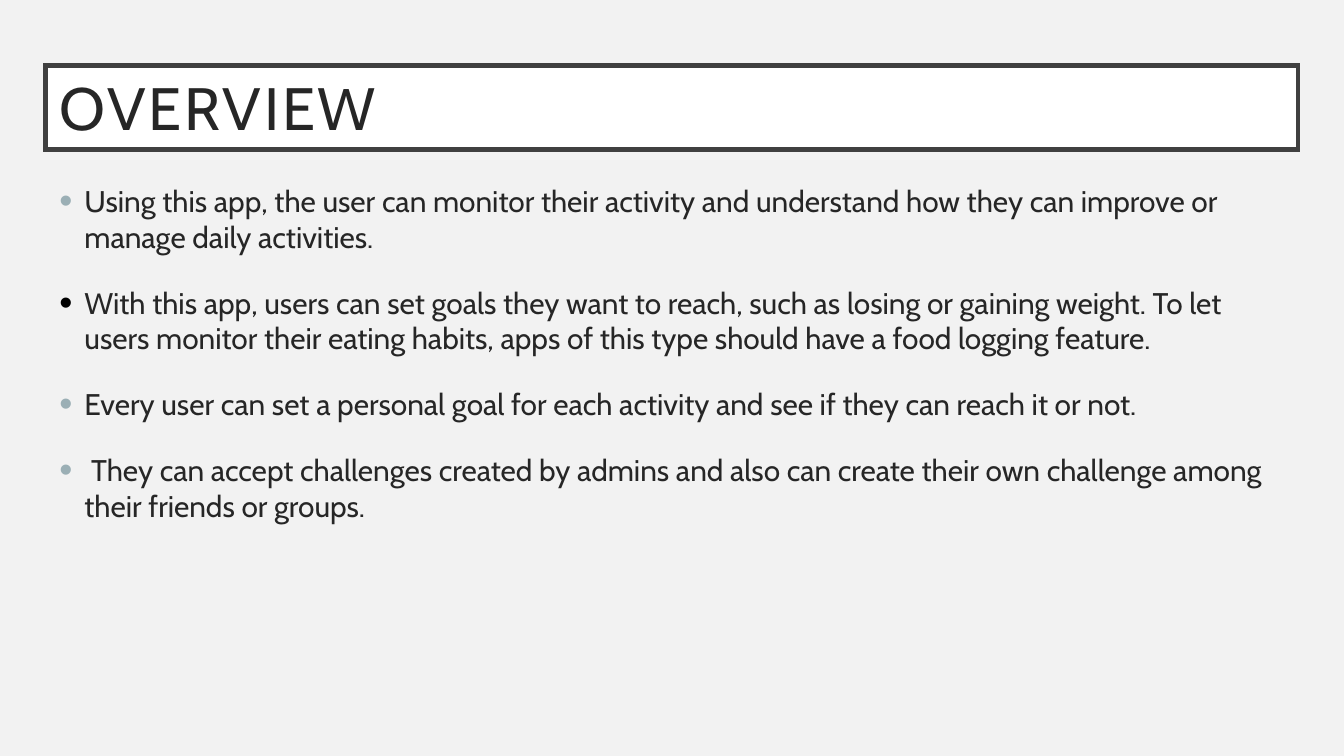
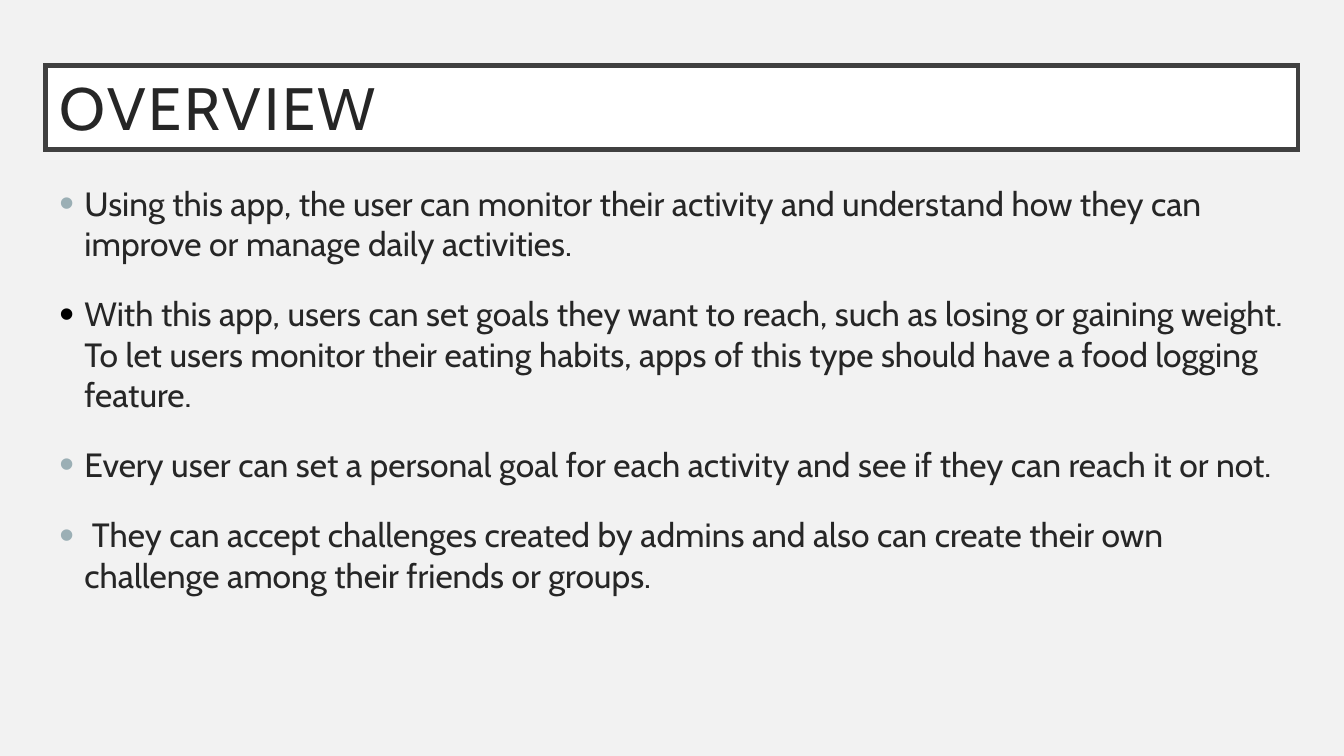
Before and after one commit to annie0sc/gdp_group4, a slide deck: slide 3 of GDP.pptx. Drawn at 1344x756 pixels with LibreOffice and Linux fonts; fonts in the diff are those of the drawing. Boxes give left, top, right and bottom in pixels: in the first picture for what was removed or moved away, otherwise in the second. Text is boxed around its words. In the diff, an @@ line names an element or a change of style, - is before the commit and + after.

```diff
--- a/GDP.pptx
+++ b/GDP.pptx
@@ text "Using this app, the user ..." at [84,190,1282,596]: size 16 to 18 pt @@
```
Also in this commit, not shown: 1 slide added, 1 slide removed.
